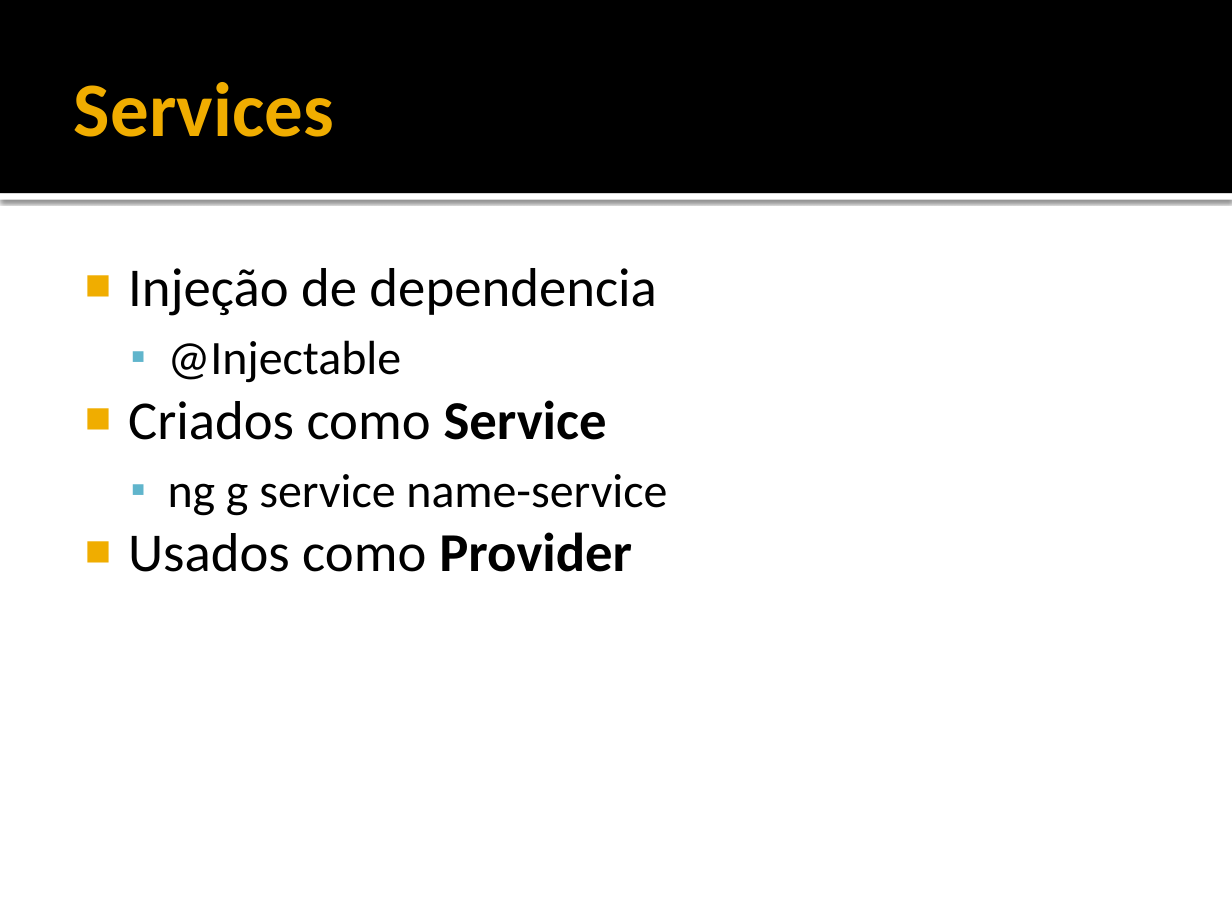
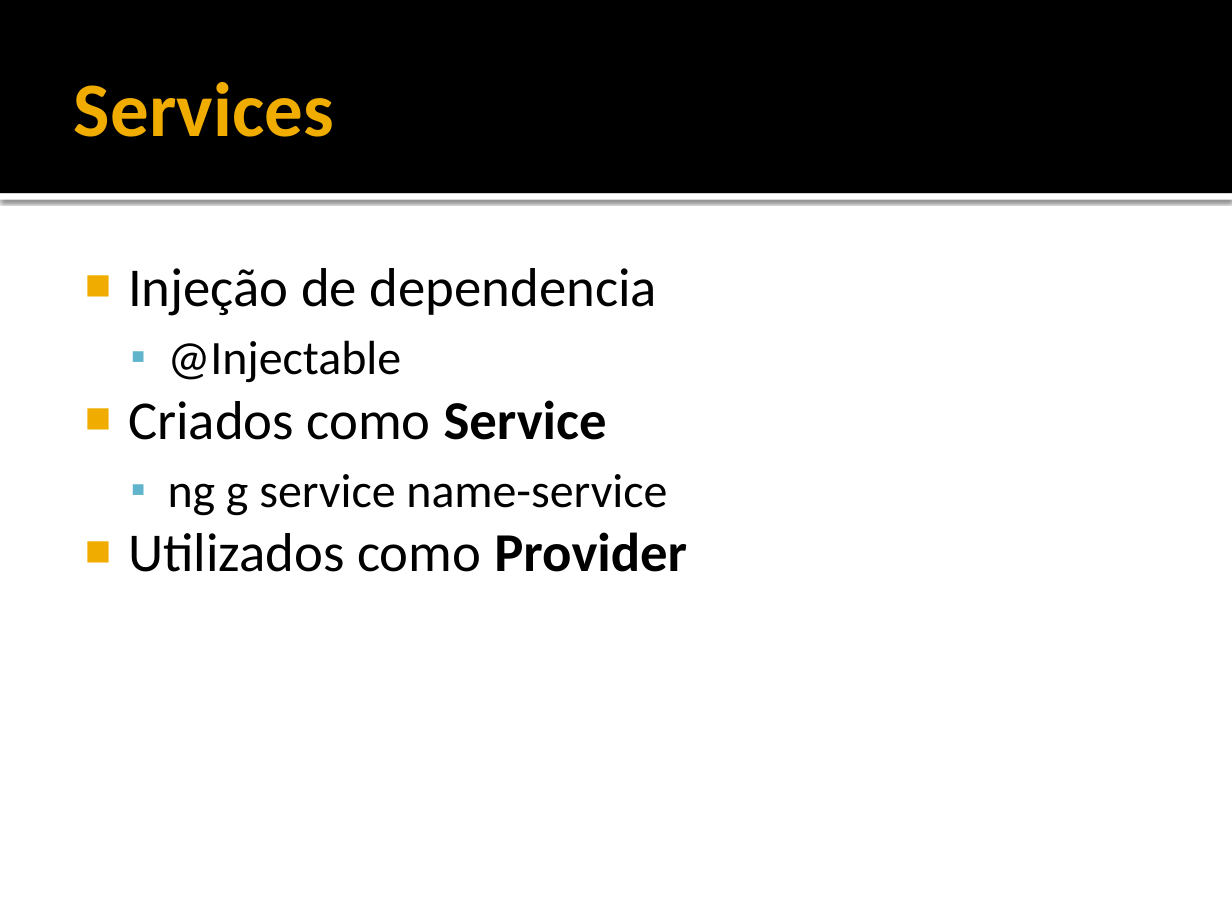
Before and after one commit to italoalanw3/angular-shareday-logique, a slide deck: slide 12 of apresentacao/angular/Angular.pptx. Drawn at 1232x924 pixels with LibreOffice and Linux fonts; fonts in the diff are those of the drawing. Boxes give left, top, right and bottom in pixels: in the first picture for what was removed or moved away, otherwise in the second. Text is boxed around its words. In the diff, an @@ line names an element or a change of style, - is before the commit and + after.

```diff
--- a/apresentacao/angular/Angular.pptx
+++ b/apresentacao/angular/Angular.pptx
@@ text at box(128, 532, 687, 572): text changed @@
-■ Usados como Provider
+■ Utilizados como Provider
```
Also in this commit, not shown: 1 other slide changed, 4 other files.
